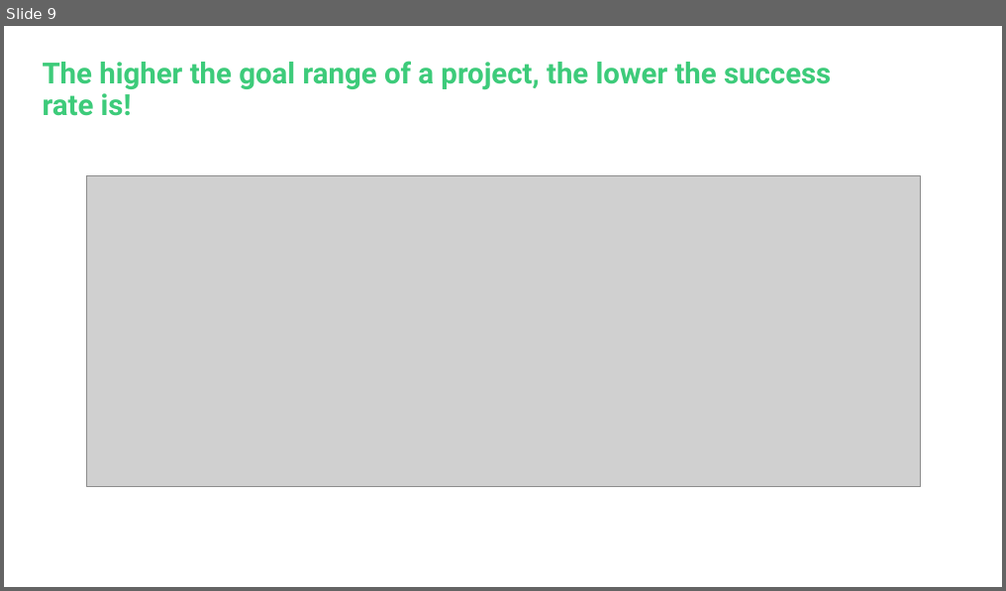
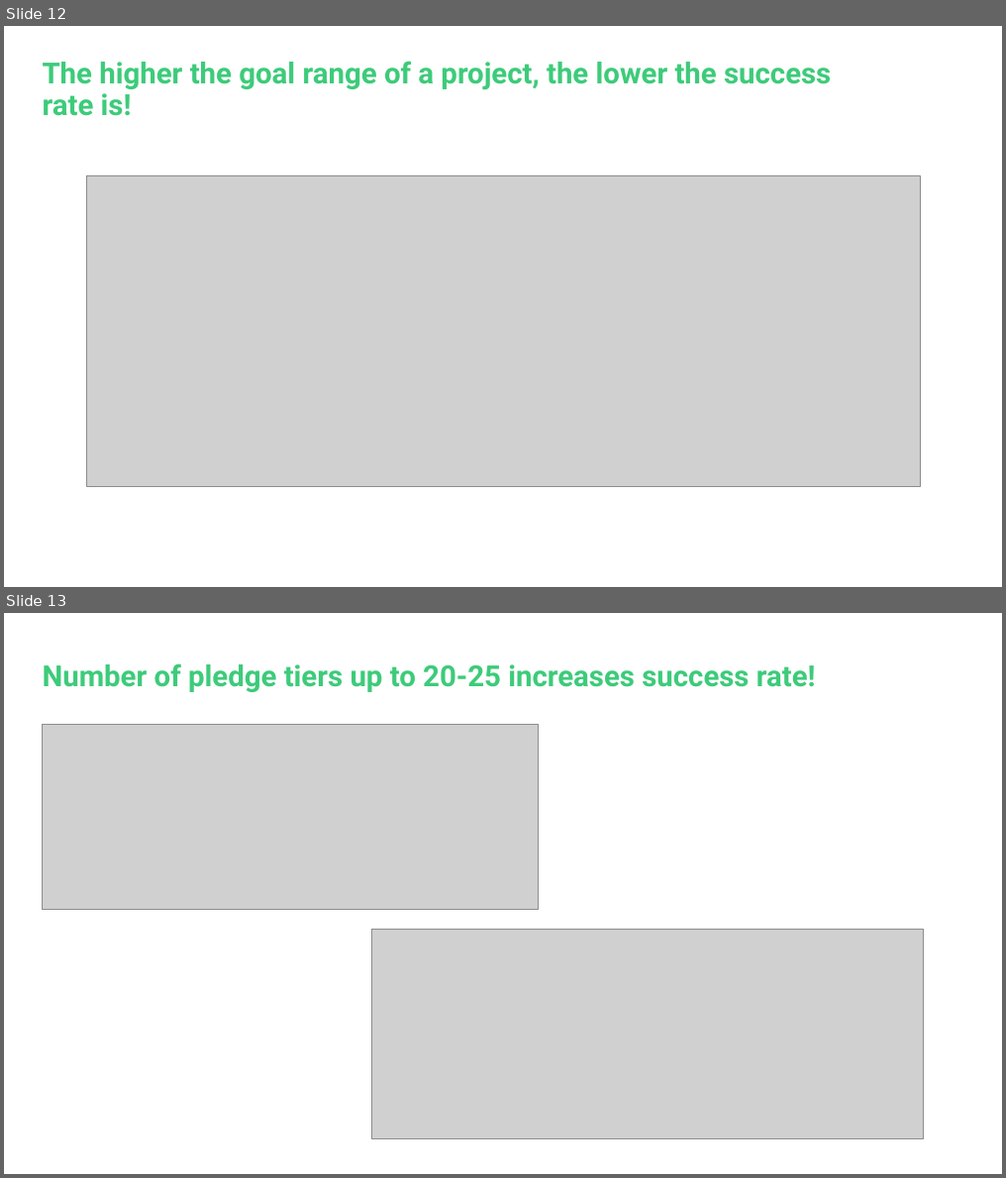
Before and after one commit to Blue0710/KicktraqScraper, a slide deck: ALI HILMI UYSAL_SCRAPING KICKSTARTER.pptx. Shown one above the other, each under a label of ours: slide 9 before the commit, slides 12 and 13 after it. The pictures are 1006x591 and 1006x1178 pixels, drawn with LibreOffice and Linux fonts; fonts in the diff are those of the drawing; grey boxes stand for pictures; background and template pictures are left out. Boxes give left, top, right and bottom in pixels: in the first picture for what was removed or moved away, otherwise in the second. Text is boxed around its words. In the diff, an @@ line names an element or a change of style, - is before the commit and + after.

```diff
--- a/ALI HILMI UYSAL_SCRAPING KICKSTARTER.pptx
+++ b/ALI HILMI UYSAL_SCRAPING KICKSTARTER.pptx
@@ slide 13 added at bbox=[4, 613, 1002, 1174], background #FFFFFF @@
@@ title added at bbox=[43, 663, 816, 692], 28 pt, text #3DCB7A, bold @@
+Number of pledge tiers up to 20-25 increases success rate!
@@ picture added at bbox=[43, 725, 539, 909] @@
@@ picture added at bbox=[371, 930, 924, 1140] @@
@@ what was slide 9 is now slide 12 @@
```
Also in this commit, not shown: 7 slides changed, 6 other slides added, 1 slide removed, 3 other files.
